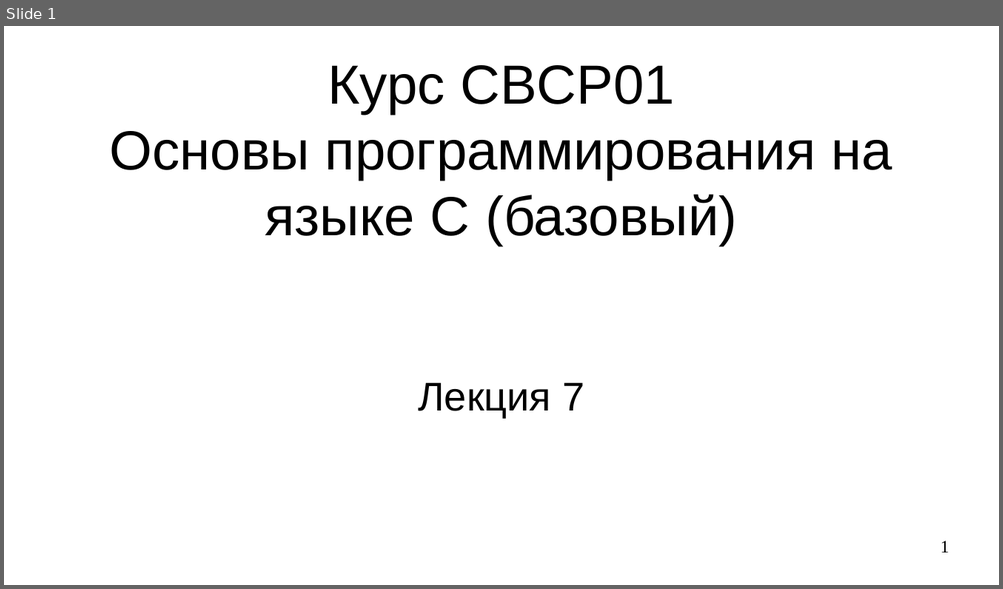
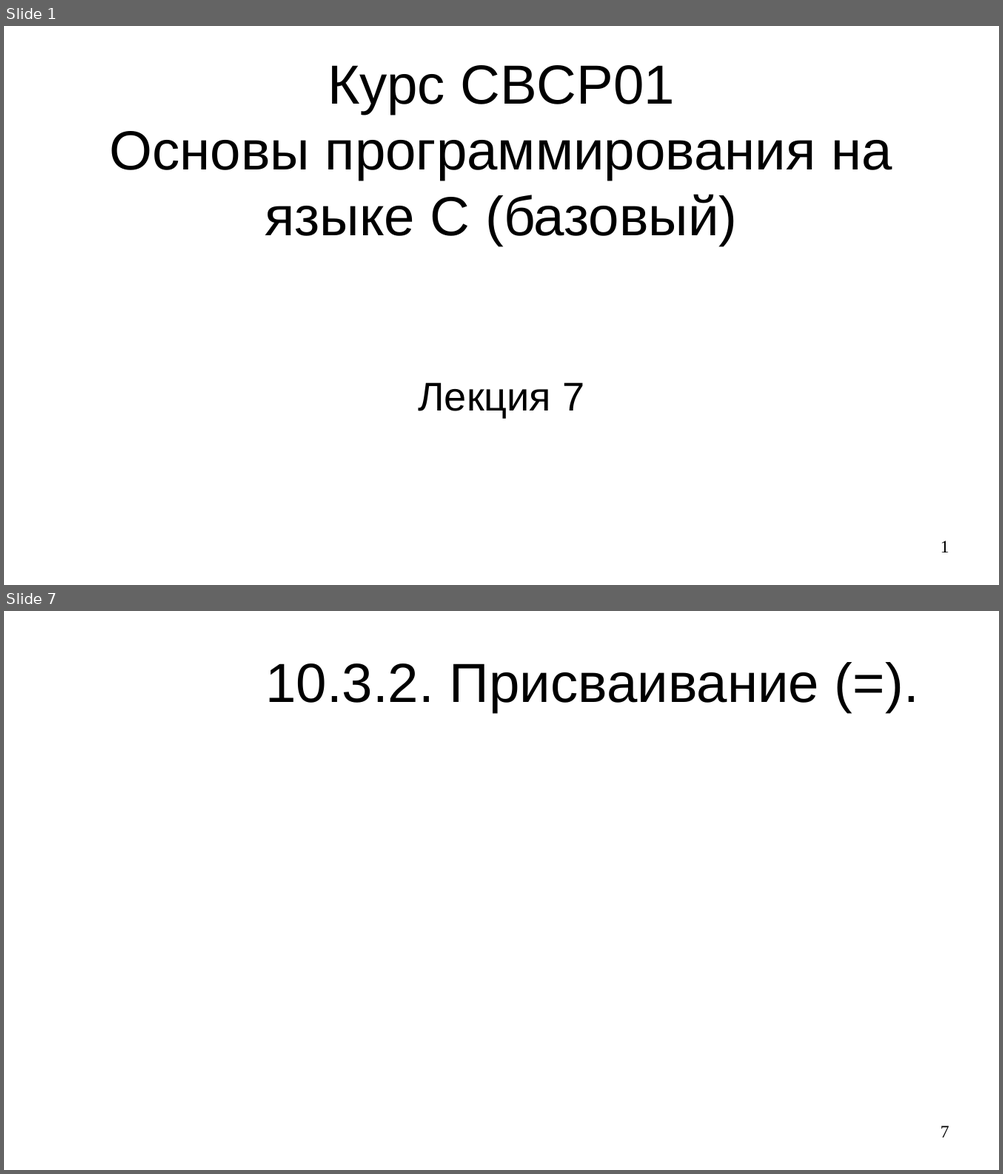
Before and after one commit to steelcraft/stud-lab, a slide deck: Лекции/CBCP01#L7.odp. Shown one above the other, each under a label of ours: slide 1 before the commit, slides 1 and 7 after it; the slides between them are not shown. The pictures are 1003x589 and 1003x1174 pixels, drawn with LibreOffice and Linux fonts; fonts in the diff are those of the drawing. Boxes give left, top, right and bottom in pixels: in the first picture for what was removed or moved away, otherwise in the second. Text is boxed around its words. In the diff, an @@ line names an element or a change of style, - is before the commit and + after.

```diff
--- a/Лекции/CBCP01#L7.odp
+++ b/Лекции/CBCP01#L7.odp
@@ slide 7 added at (4, 611, 999, 1170), background #FFFFFF @@
@@ title added at (265, 664, 819, 712), 44 pt, text #000000 @@
+10.3.2. Присваивание (=).
@@ page number added at (940, 1126, 949, 1138), 14 pt, text #000000 @@
+7
```
Also in this commit, not shown: 17 other slides added.
